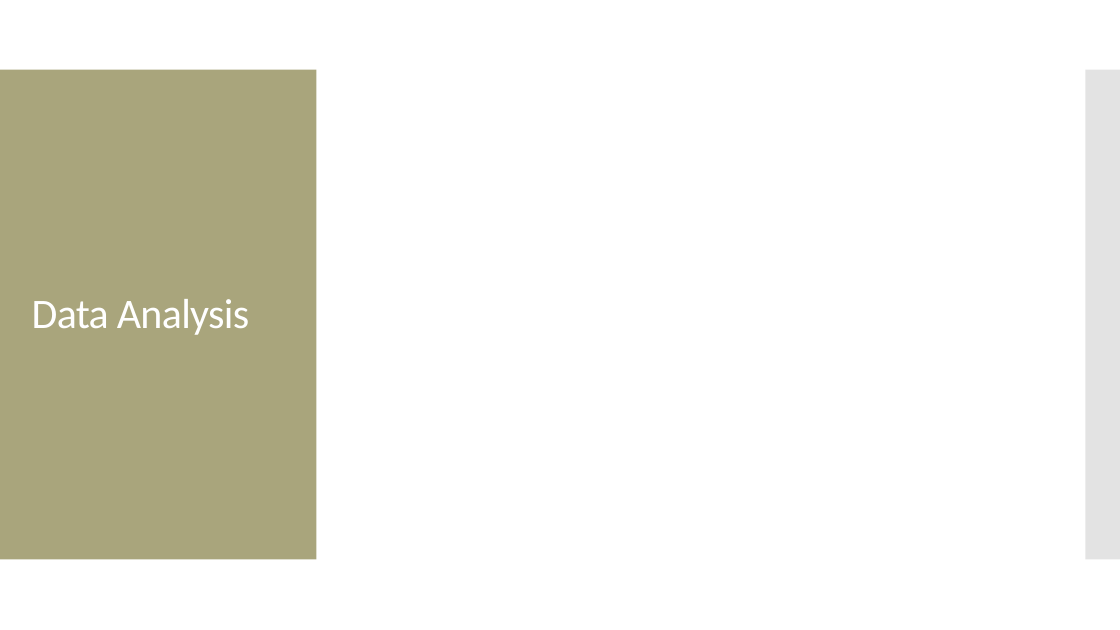
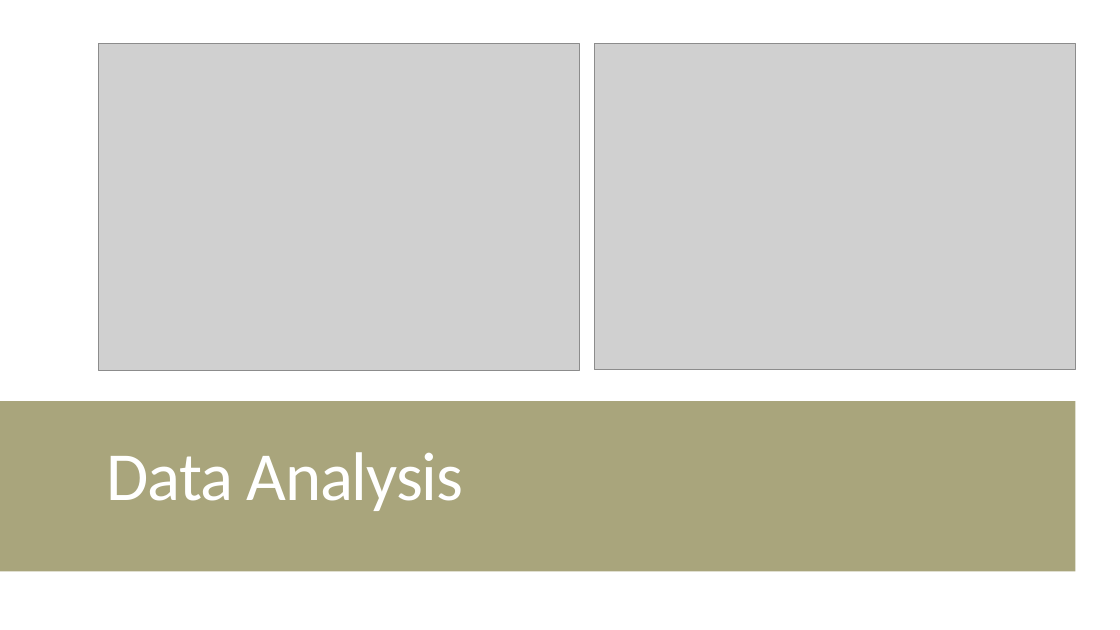
Before and after one commit to jayhjman/bootcamp-project1, a slide deck: slide 8 of Spring Chinook Salmon in the Portland Metro Area.pptx. Drawn at 1120x630 pixels with LibreOffice and Linux fonts; fonts in the diff are those of the drawing; grey boxes stand for pictures. Boxes give left, top, right and bottom in pixels: in the first picture for what was removed or moved away, otherwise in the second. Text is boxed around its words. In the diff, an @@ line names an element or a change of style, - is before the commit and + after.

```diff
--- a/Spring Chinook Salmon in the Portland Metro Area.pptx
+++ b/Spring Chinook Salmon in the Portland Metro Area.pptx
@@ rectangle added at bbox=[0, 0, 1120, 630], fill #FFFFFF @@
@@ picture added at bbox=[98, 43, 580, 370] @@
@@ picture added at bbox=[594, 43, 1075, 370] @@
@@ rectangle added at bbox=[0, 70, 840, 560], fill #A9A57C @@
@@ rectangle added at bbox=[852, 70, 1120, 560], fill #C8C8C8 at 50% opacity @@
@@ rectangle added at bbox=[0, 402, 1075, 572], fill #A9A57C @@
@@ title "Data Analysis": place and size @@
-title "Data Analysis" at bbox=[32, 299, 249, 335]
+title "Data Analysis" at bbox=[107, 452, 463, 511]
@@ title "Data Analysis" at bbox=[107, 452, 463, 511]: size 36 to 59 pt, letter spacing -0.6 to -1 pt; vertical alignment middle to bottom @@
```
Also in this commit, not shown: 3 other slides changed, 2 slides added, 2 slides removed.
